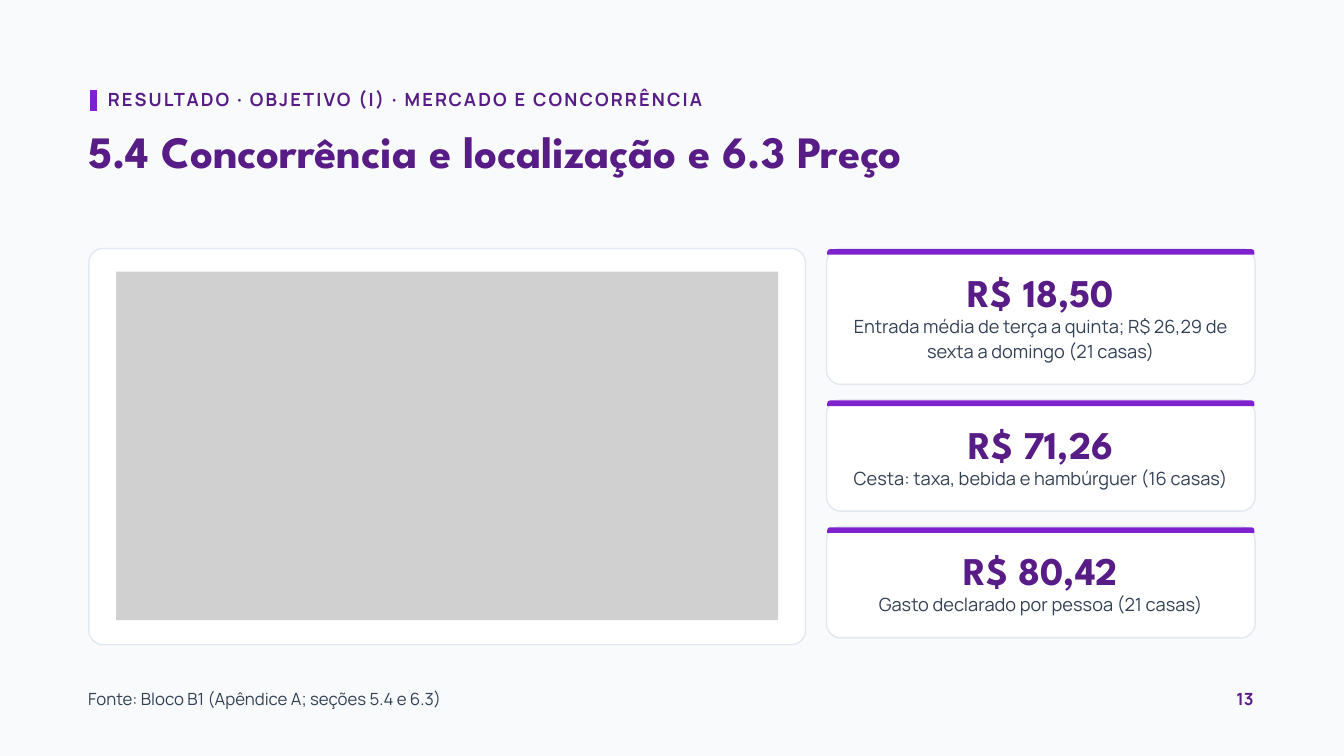
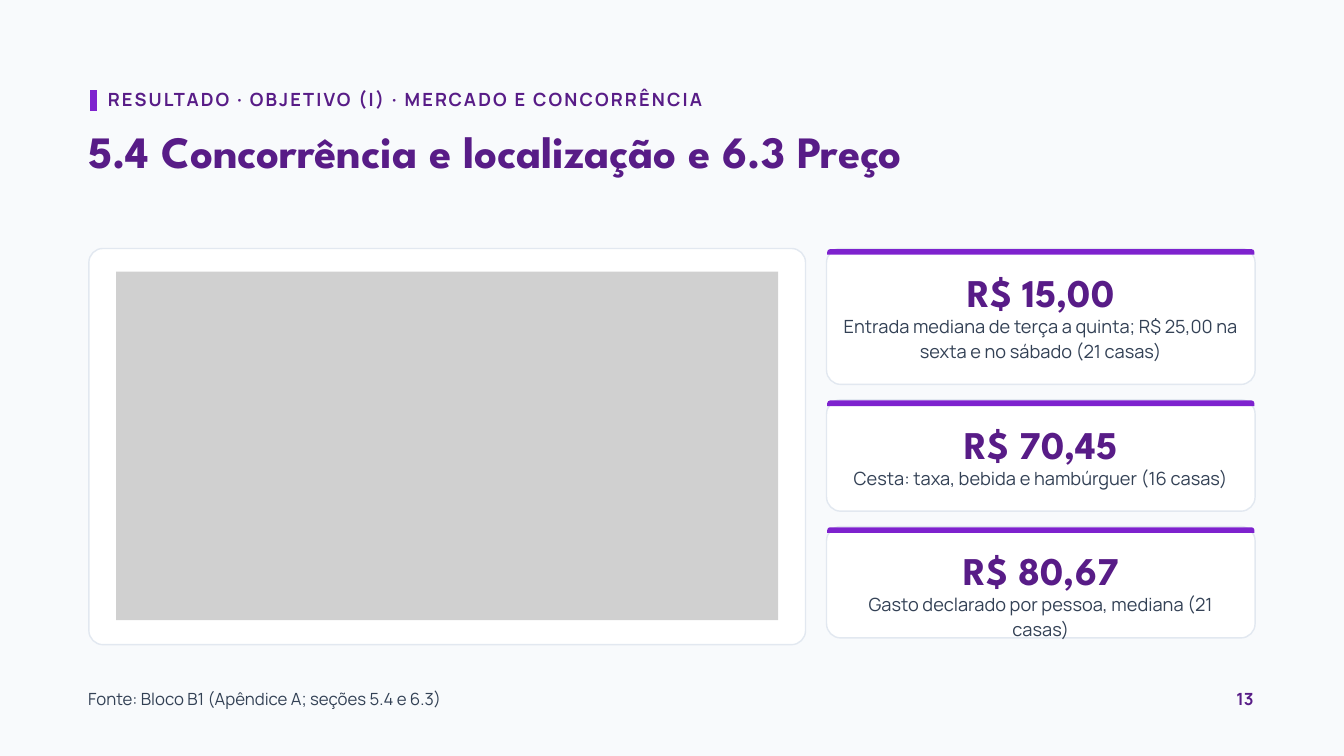
Before and after one commit to eusouopeu/interludio, a slide deck: slide 13 of apresentacao/slides-vfinal.pptx. Drawn at 1344x756 pixels with LibreOffice and Linux fonts; fonts in the diff are those of the drawing; grey boxes stand for pictures. Boxes give left, top, right and bottom in pixels: in the first picture for what was removed or moved away, otherwise in the second. Text is boxed around its words. In the diff, an @@ line names an element or a change of style, - is before the commit and + after.

```diff
--- a/apresentacao/slides-vfinal.pptx
+++ b/apresentacao/slides-vfinal.pptx
@@ text at (967, 277, 1115, 313): text changed @@
-R$ 18,50
+R$ 15,00
@@ text at (844, 318, 1237, 361): text changed @@
-Entrada média de terça a quinta; R$ 26,29 de sexta a domingo (21 casas)
+Entrada mediana de terça a quinta; R$ 25,00 na sexta e no sábado (21 casas)
@@ text at (964, 429, 1118, 471): text changed @@
-R$ 71,26
+R$ 70,45
@@ text at (963, 555, 1119, 591): text changed @@
-R$ 80,42
+R$ 80,67
@@ text at (869, 595, 1212, 639): text changed @@
-Gasto declarado por pessoa (21 casas)
+Gasto declarado por pessoa, mediana (21 casas)
```
Also in this commit, not shown: 8 other slides changed, 1 other file.
